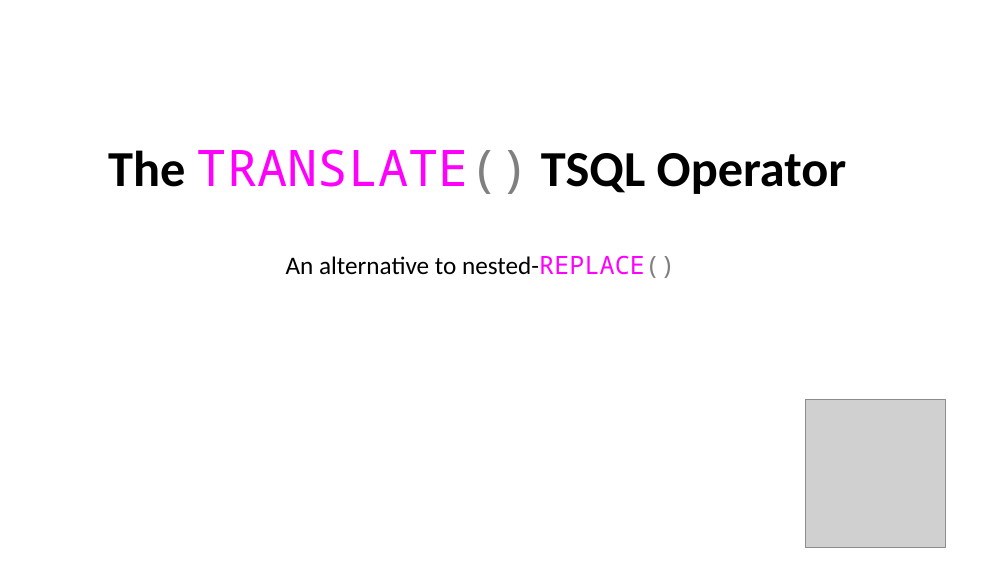
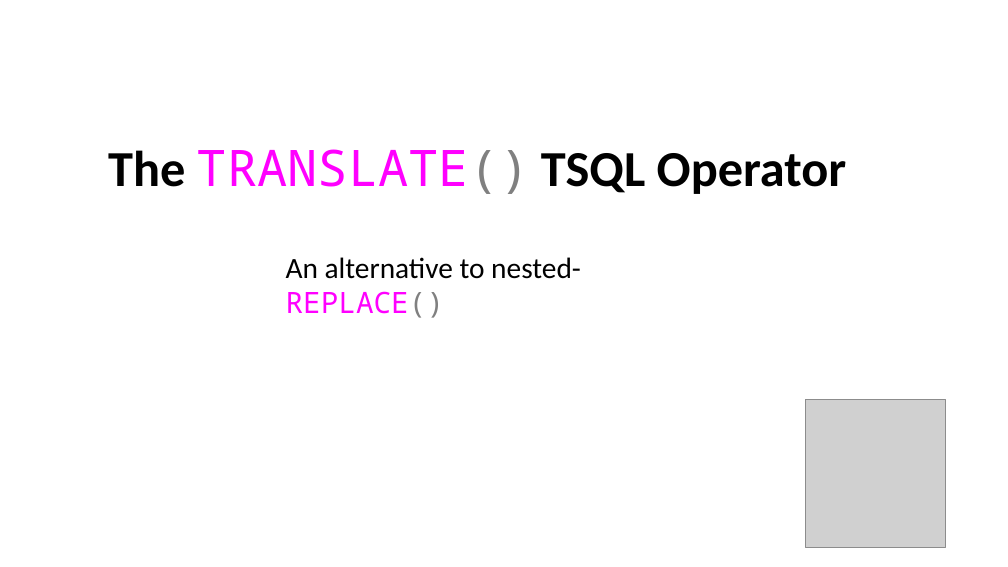
Before and after one commit to jbfoushee/MyPresentations, a slide deck: slide 1 of TSQL_Translate_Operator/TSQL Translate.pptx. Drawn at 1008x567 pixels with LibreOffice and Linux fonts; fonts in the diff are those of the drawing; grey boxes stand for pictures. Boxes give left, top, right and bottom in pixels: in the first picture for what was removed or moved away, otherwise in the second. Text is boxed around its words. In the diff, an @@ line names an element or a change of style, - is before the commit and + after.

```diff
--- a/TSQL_Translate_Operator/TSQL Translate.pptx
+++ b/TSQL_Translate_Operator/TSQL Translate.pptx
@@ text "An alternative to nested-REPLACE()" at [286,257,581,318]: size 24 to 28 pt @@
```
Also in this commit, not shown: 13 other slides changed, 3 slides added, 3 slides removed.
